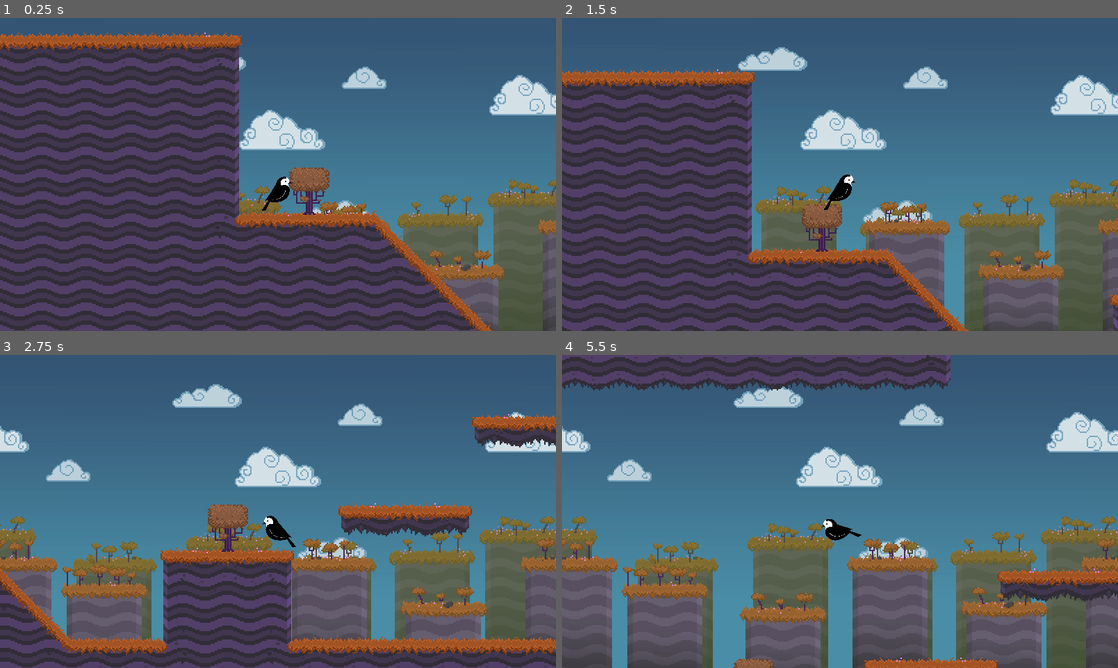
Above: before the commit, frames 1-4 (two rows, left to right).
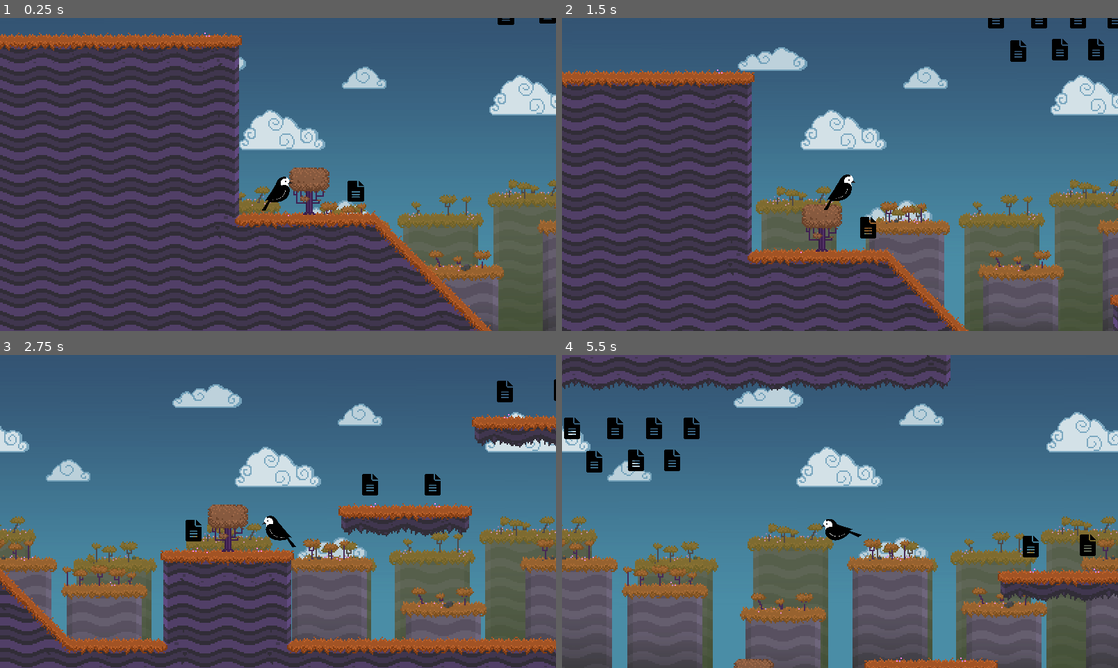
Above: after the commit, the same moments.

Repository: kaedroho/WaggyWagtail
Game: Godot game, scene res://level.tscn
Same seed, same stepped clock (60 frames per second), same inputs: the game is played once before the commit and once after it.
Inputs:
- Up to frame 1 (0.25 s): no input
- Up to frame 2 (1.5 s): tap Enter at 0.5 s; hold Shift (walk) 0.53-1.28 s; hold D (move_right) from 0.53 s (still down); tap Space (jump) at 0.77, 1.07 s; tap Shift (walk) at 1.35 s
- Up to frame 3 (2.75 s): tap Space (jump) at 1.52, 1.82 s; release D (move_right) at 2.03 s; hold A (move_left) from 2.03 s (still down); hold Shift (walk) from 2.03 s (still down)
- Up to frame 4 (5.5 s): release A (move_left) at 2.78 s; release Shift (walk) at 2.78 s; hold D (move_right) 2.78-4.28 s; tap Shift (walk) at 2.85, 4.35 s; tap Space (jump) at 3.02, 3.32, 3.77, 4.07, 4.52, 4.82 s; hold Shift (walk) 3.53-4.28 s; hold A (move_left) 4.28-5.03 s; hold D (move_right) from 5.03 s (still down); hold Shift (walk) from 5.03 s (still down)

The runs differ from the first frame. In frame 1, 0.3% of the frame differs, in the area x 62-100%, y 0-59%; in frame 2, 0.9%; in frame 3, 0.7%; in frame 4, 1.5%, in the area x 0-96%, y 20-65%.

Commit message:
Add page collectables

Diff:
--- a/level.tscn
+++ b/level.tscn
@@ -1,9 +1,10 @@
-[gd_scene load_steps=18 format=2]
+[gd_scene load_steps=19 format=2]
 
 [ext_resource path="res://level/level.gd" type="Script" id=1]
 [ext_resource path="res://level/tileset/tiles_demo.png" type="Texture" id=2]
 [ext_resource path="res://level/background.tscn" type="PackedScene" id=3]
 [ext_resource path="res://player/player.tscn" type="PackedScene" id=4]
+[ext_resource path="res://page/page.tscn" type="PackedScene" id=5]
 
 [sub_resource type="ConvexPolygonShape2D" id=1]
 points = PoolVector2Array( 0, 6, 32, 6, 32, 32, 0, 32 )
@@ -352,6 +353,165 @@
 [node name="ParallaxBackground" parent="." instance=ExtResource( 3 )]
 scroll_base_scale = Vector2( 0.1, 0 )
 
-[node name="Waggy" parent="." instance=ExtResource( 4 )]
+[node name="Player" parent="." instance=ExtResource( 4 )]
 position = Vector2( 90, 546 )
 collision_mask = 2
+
+[node name="Page" parent="." instance=ExtResource( 5 )]
+position = Vector2( 146, 530 )
+
+[node name="Page2" parent="." instance=ExtResource( 5 )]
+position = Vector2( 344, 564 )
+
+[node name="Page3" parent="." instance=ExtResource( 5 )]
+position = Vector2( 238, 379 )
+
+[node name="Page4" parent="." instance=ExtResource( 5 )]
+position = Vector2( 269, 379 )
+
+[node name="Page5" parent="." instance=ExtResource( 5 )]
+position = Vector2( 297, 379 )
+
+[node name="Page6" parent="." instance=ExtResource( 5 )]
+position = Vector2( 324, 379 )
+
+[node name="Page7" parent="." instance=ExtResource( 5 )]
+position = Vector2( 254, 403 )
+
+[node name="Page8" parent="." instance=ExtResource( 5 )]
+position = Vector2( 284, 402 )
+
+[node name="Page9" parent="." instance=ExtResource( 5 )]
+position = Vector2( 310, 402 )
+
+[node name="Page10" parent="." instance=ExtResource( 5 )]
+position = Vector2( -143, 405 )
+
+[node name="Page11" parent="." instance=ExtResource( 5 )]
+position = Vector2( -116, 405 )
+
+[node name="Page12" parent="." instance=ExtResource( 5 )]
+position = Vector2( 78, 147 )
+
+[node name="Page13" parent="." instance=ExtResource( 5 )]
+position = Vector2( 107, 146 )
+
+[node name="Page14" parent="." instance=ExtResource( 5 )]
+position = Vector2( 177, 118 )
+
+[node name="Page15" parent="." instance=ExtResource( 5 )]
+position = Vector2( 202, 118 )
+
+[node name="Page16" parent="." instance=ExtResource( 5 )]
+position = Vector2( 516, 531 )
+
+[node name="Page17" parent="." instance=ExtResource( 5 )]
+position = Vector2( 471, 531 )
+
+[node name="Page18" parent="." instance=ExtResource( 5 )]
+position = Vector2( 568, 464 )
+
+[node name="Page19" parent="." instance=ExtResource( 5 )]
+position = Vector2( 609, 463 )
+
+[node name="Page20" parent="." instance=ExtResource( 5 )]
+position = Vector2( 665, 393 )
+
+[node name="Page21" parent="." instance=ExtResource( 5 )]
+position = Vector2( 743, 433 )
+
+[node name="Page22" parent="." instance=ExtResource( 5 )]
+position = Vector2( -77, 16 )
+
+[node name="Page23" parent="." instance=ExtResource( 5 )]
+position = Vector2( -46, 16 )
+
+[node name="Page24" parent="." instance=ExtResource( 5 )]
+position = Vector2( -17, 16 )
+
+[node name="Page25" parent="." instance=ExtResource( 5 )]
+position = Vector2( 11, 16 )
+
+[node name="Page26" parent="." instance=ExtResource( 5 )]
+position = Vector2( 42, 17 )
+
+[node name="Page27" parent="." instance=ExtResource( 5 )]
+position = Vector2( 73, 18 )
+
+[node name="Page28" parent="." instance=ExtResource( 5 )]
+position = Vector2( 112, 18 )
+
+[node name="Page29" parent="." instance=ExtResource( 5 )]
+position = Vector2( 146, 18 )
+
+[node name="Page30" parent="." instance=ExtResource( 5 )]
+position = Vector2( -242, 179 )
+
+[node name="Page31" parent="." instance=ExtResource( 5 )]
+position = Vector2( -219, 180 )
+
+[node name="Page32" parent="." instance=ExtResource( 5 )]
+position = Vector2( 398, 213 )
+
+[node name="Page33" parent="." instance=ExtResource( 5 )]
+position = Vector2( 428, 213 )
+
+[node name="Page34" parent="." instance=ExtResource( 5 )]
+position = Vector2( 79, 211 )
+
+[node name="Page35" parent="." instance=ExtResource( 5 )]
+position = Vector2( 133, 210 )
+
+[node name="Page36" parent="." instance=ExtResource( 5 )]
+position = Vector2( 462, 276 )
+
+[node name="Page37" parent="." instance=ExtResource( 5 )]
+position = Vector2( 569, 277 )
+
+[node name="Page38" parent="." instance=ExtResource( 5 )]
+position = Vector2( 612, 276 )
+
+[node name="Page39" parent="." instance=ExtResource( 5 )]
+position = Vector2( 597, 85 )
+
+[node name="Page40" parent="." instance=ExtResource( 5 )]
+position = Vector2( 281, 54 )
+
+[node name="Page41" parent="." instance=ExtResource( 5 )]
+position = Vector2( 308, 54 )
+
+[node name="Page42" parent="." instance=ExtResource( 5 )]
+position = Vector2( 335, 54 )
+
+[node name="Page43" parent="." instance=ExtResource( 5 )]
+position = Vector2( 365, 54 )
+
+[node name="Page44" parent="." instance=ExtResource( 5 )]
+position = Vector2( 396, 53 )
+
+[node name="Page45" parent="." instance=ExtResource( 5 )]
+position = Vector2( 427, 53 )
+
+[node name="Page46" parent="." instance=ExtResource( 5 )]
+position = Vector2( 625, 86 )
+
+[node name="Page47" parent="." instance=ExtResource( 5 )]
+position = Vector2( 656, 87 )
+
+[node name="Page48" parent="." instance=ExtResource( 5 )]
+position = Vector2( 686, 86 )
+
+[node name="Page49" parent="." instance=ExtResource( 5 )]
+position = Vector2( 721, 87 )
+
+[node name="Page50" parent="." instance=ExtResource( 5 )]
+position = Vector2( 754, 87 )
+
+[node name="Page51" parent="." instance=ExtResource( 5 )]
+position = Vector2( 787, 87 )
+
+[node name="Page52" parent="." instance=ExtResource( 5 )]
+position = Vector2( 815, 87 )
+
+[node name="Page53" parent="." instance=ExtResource( 5 )]
+position = Vector2( 850, 87 )
--- /dev/null
+++ b/page/page.gd
@@ -0,0 +1,7 @@
+extends Area2D
+
+onready var anim_player: AnimationPlayer = get_node("AnimationPlayer")
+
+
+func _on_body_entered(_body: Node) -> void:
+	anim_player.play("fade_out")
--- /dev/null
+++ b/page/page.svg
@@ -0,0 +1 @@
+<svg xmlns="http://www.w3.org/2000/svg" viewBox="0 0 384 512"><!--! Font Awesome Pro 6.1.1 by @fontawesome - https://fontawesome.com License - https://fontawesome.com/license (Commercial License) Copyright 2022 Fonticons, Inc. --><path d="M256 0v128h128L256 0zM224 128L224 0H48C21.49 0 0 21.49 0 48v416C0 490.5 21.49 512 48 512h288c26.51 0 48-21.49 48-48V160h-127.1C238.3 160 224 145.7 224 128zM272 416h-160C103.2 416 96 408.8 96 400C96 391.2 103.2 384 112 384h160c8.836 0 16 7.162 16 16C288 408.8 280.8 416 272 416zM272 352h-160C103.2 352 96 344.8 96 336C96 327.2 103.2 320 112 320h160c8.836 0 16 7.162 16 16C288 344.8 280.8 352 272 352zM288 272C288 280.8 280.8 288 272 288h-160C103.2 288 96 280.8 96 272C96 263.2 103.2 256 112 256h160C280.8 256 288 263.2 288 272z"/></svg>
--- /dev/null
+++ b/page/page.tscn
@@ -0,0 +1,73 @@
+[gd_scene load_steps=6 format=2]
+
+[ext_resource path="res://page/page.svg" type="Texture" id=1]
+[ext_resource path="res://page/page.gd" type="Script" id=2]
+
+[sub_resource type="RectangleShape2D" id=1]
+extents = Vector2( 193.5, 257.5 )
+
+[sub_resource type="Animation" id=3]
+resource_name = "bounce"
+length = 1.8
+loop = true
+tracks/0/type = "value"
+tracks/0/path = NodePath("Page:position")
+tracks/0/interp = 1
+tracks/0/loop_wrap = true
+tracks/0/imported = false
+tracks/0/enabled = true
+tracks/0/keys = {
+"times": PoolRealArray( 0, 0.9 ),
+"transitions": PoolRealArray( 0.594604, 2.21914 ),
+"update": 0,
+"values": [ Vector2( 0, 10 ), Vector2( 0, -10 ) ]
+}
+
+[sub_resource type="Animation" id=4]
+resource_name = "fade_out"
+length = 0.6
+tracks/0/type = "value"
+tracks/0/path = NodePath("Page:modulate")
+tracks/0/interp = 1
+tracks/0/loop_wrap = true
+tracks/0/imported = false
+tracks/0/enabled = true
+tracks/0/keys = {
+"times": PoolRealArray( 0, 0.6 ),
+"transitions": PoolRealArray( 1, 1 ),
+"update": 0,
+"values": [ Color( 1, 1, 1, 1 ), Color( 1, 1, 1, 0 ) ]
+}
+tracks/1/type = "method"
+tracks/1/path = NodePath(".")
+tracks/1/interp = 1
+tracks/1/loop_wrap = true
+tracks/1/imported = false
+tracks/1/enabled = true
+tracks/1/keys = {
+"times": PoolRealArray( 0.6 ),
+"transitions": PoolRealArray( 1 ),
+"values": [ {
+"args": [  ],
+"method": "queue_free"
+} ]
+}
+
+[node name="Page" type="Area2D"]
+scale = Vector2( 0.03, 0.03 )
+collision_layer = 4
+script = ExtResource( 2 )
+
+[node name="Page" type="Sprite" parent="."]
+position = Vector2( 0, 10 )
+texture = ExtResource( 1 )
+
+[node name="CollisionShape2D" type="CollisionShape2D" parent="."]
+shape = SubResource( 1 )
+
+[node name="AnimationPlayer" type="AnimationPlayer" parent="."]
+autoplay = "bounce"
+anims/bounce = SubResource( 3 )
+anims/fade_out = SubResource( 4 )
+
+[connection signal="body_entered" from="." to="." method="_on_body_entered"]
--- a/project.godot
+++ b/project.godot
@@ -76,6 +76,7 @@
 
 2d_physics/layer_1="player"
 2d_physics/layer_2="world"
+2d_physics/layer_3="pages"
 
 [network]
 
Not shown, added: page/page.svg.import
